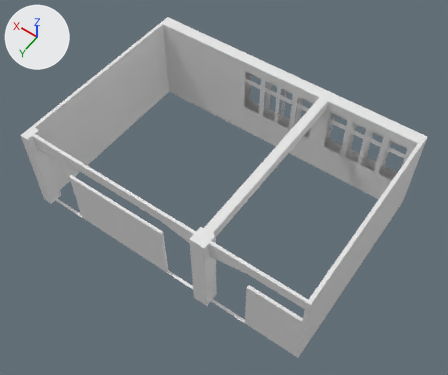
Before and after pictures for a commit that changed the Blender file Model/107.blend.
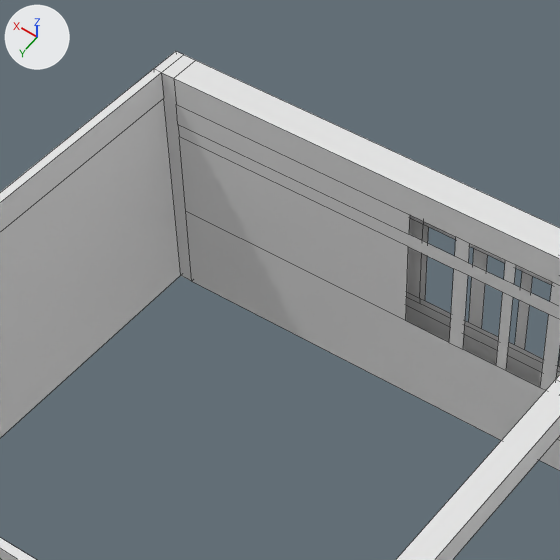
Each version is shown whole from a 50 mm lens placed at (-2.44, 7.09, 17.18), pointed at (4.79, -3.02, 1.29), then close up on the part from 24% to 66% of the width and 0% to 50% of the height. Every picture has the same lights, and +X, +Y and +Z are marked at upper left. The close-ups show mesh edges as thin lines.

Names of what the first close-up shows: 'Room'.
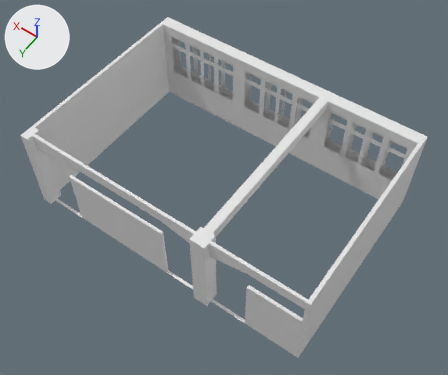
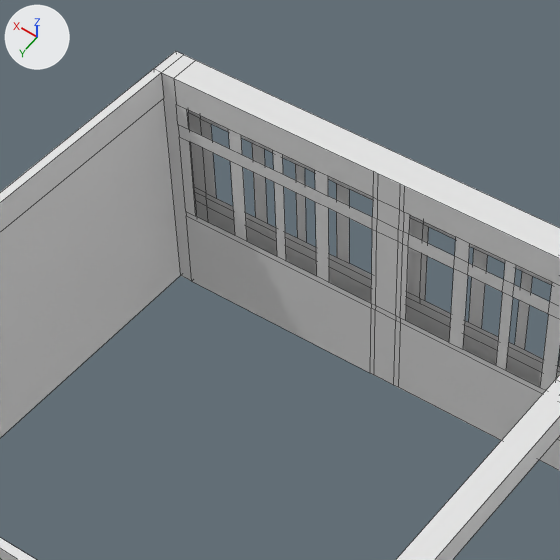
The change, as a list of edits to the scene's bpy script:
```text
Change me_plane:
    used by ob_room; location = (0.0, 0.0, 0.0)
    remove me_plane.from_pydata(...)  # 484 vertices, 321 faces; spans x 0.0..10.09, y -6.94..0.2, z 0.0..3.27
    add me_plane.from_pydata(...)  # 578 vertices, 376 faces; spans x 0.0..10.09, y -6.94..0.2, z 0.0..3.27
    me_plane part 1: 92 vertices added at x 3.16..9.78, y -6.94..-6.52, z 0.0..3.27
```

Changed parts and their boxes [x1, y1, x2, y2] in the close-ups (560 x 560 px):
part 1 of me_plane, added
    after: [162, 61, 560, 471]
